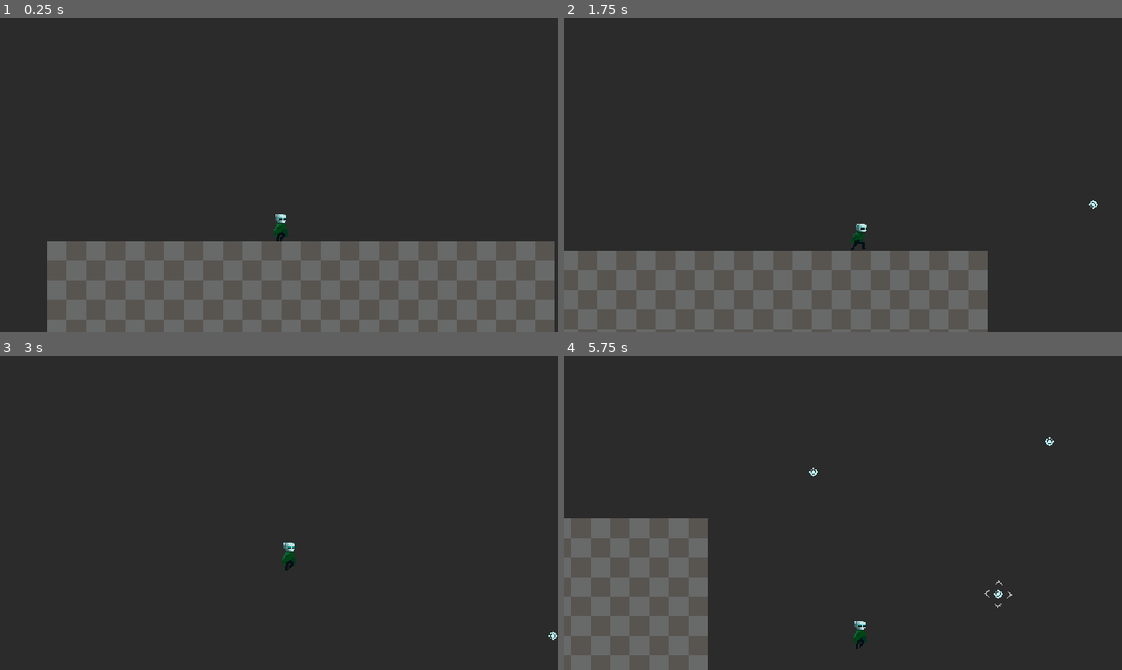
Above: before the commit, frames 1-4 (two rows, left to right).
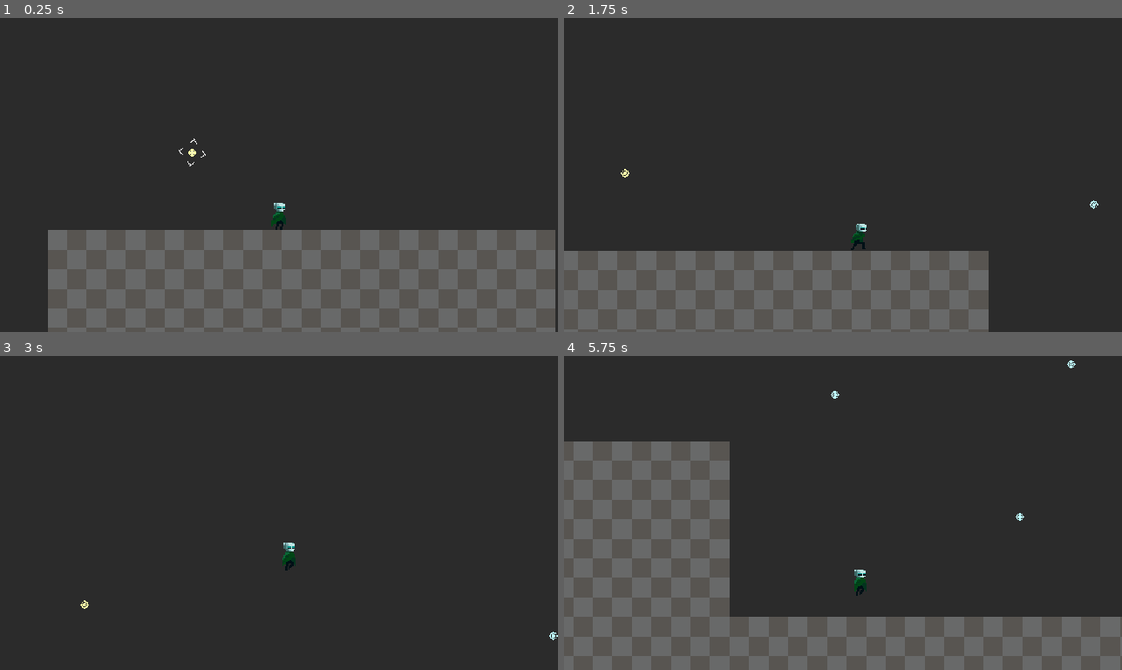
Above: after the commit, the same moments.

Repository: Nicolas0898/projeto-de-jogo-info
Game: Godot game, scene res://Scenes/Map/DEBUG_MAP.tscn
Two runs of this game, one before a commit and one after it. Both use one fixed random seed, a clock stepped at 60 frames per second and the inputs below.
Inputs (mouse positions are in pixels of both pictures, inside the frame that each line leads up to):
- Up to frame 1 (0.25 s): no input
- Up to frame 2 (1.75 s): move the mouse to (965, 159) at 0.52 s; hold Space (jump) 0.53-1.28 s; hold D (right) from 0.53 s (still down); move the mouse to (731, 190) at 1.27 s; tap Space (jump) at 1.35, 1.52 s
- Up to frame 3 (3 s): tap Space (jump) at 1.82, 2.85 s; move the mouse to (334, 443) at 2.02 s; release D (right) at 2.03 s; hold A (left) 2.03-2.78 s; hold Space (jump) 2.03-2.78 s; move the mouse to (251, 575) at 2.77 s; hold D (right) from 2.78 s (still down)
- Up to frame 4 (5.75 s): tap Space (jump) at 3.02, 3.32, 4.35, 4.52, 4.82 s; move the mouse to (1010, 560) at 3.52 s; hold Space (jump) 3.53-4.28 s; move the mouse to (675, 465) at 4.27 s; release D (right) at 4.28 s; hold A (left) 4.28-5.03 s; move the mouse to (870, 513) at 5.02 s; hold D (right) from 5.03 s (still down); hold Space (jump) from 5.03 s (still down)

The runs differ from the first frame. In frame 1, 3.6% of the frame differs, in the area x 8-100%, y 38-100%; in frame 2, less than 0.1%; in frame 3, less than 0.1%; in frame 4, 21%, in the area x 0-100%, y 1-100%.

Commit message:
grapple buffer + damage shaders

Diff:
--- a/Scenes/Map/DEBUG_MAP.tscn
+++ b/Scenes/Map/DEBUG_MAP.tscn
@@ -32,6 +32,7 @@
 [node name="Node2D" type="Node2D"]
 
 [node name="CharacterBody2D" parent="." instance=ExtResource("1_7yamr")]
+use_parent_material = false
 position = Vector2(1628, -357)
 
 [node name="StaticBody2D" type="StaticBody2D" parent="."]
@@ -45,7 +46,6 @@
 layer_0/tile_data = PackedInt32Array(-1, 65537, 0, -65536, 1, 0, 65535, 1, 0, 0, 65537, 0, 65516, 65537, 0, 131052, 1,  …(79639 unchanged characters)…
 
 [node name="Hitbox" type="Area2D" parent="."]
-visible = false
 collision_layer = 0
 collision_mask = 16
 script = ExtResource("3_r3tca")
@@ -53,11 +53,15 @@
 metadata/_custom_type_script = "uid://blfwkqgeamobt"
 
 [node name="CollisionShape2D" type="CollisionShape2D" parent="Hitbox"]
-position = Vector2(207, -91.5)
+position = Vector2(1783, -402)
 shape = SubResource("RectangleShape2D_85qc2")
+debug_color = Color(0.997378, 0, 0.167259, 0.42)
 
 [node name="GrappleNode" parent="." instance=ExtResource("6_d8yk5")]
 position = Vector2(880, -496)
+
+[node name="GrappleNode16" parent="." instance=ExtResource("6_d8yk5")]
+position = Vector2(1485, -447)
 
 [node name="GrappleNode6" parent="." instance=ExtResource("6_d8yk5")]
 modulate = Color(0.74902, 0.992157, 1, 1)
--- a/Scenes/Objects/grapple_node.tscn
+++ b/Scenes/Objects/grapple_node.tscn
@@ -7,6 +7,7 @@
 modulate = Color(0.996078, 1, 0.658824, 1)
 z_index = 2
 script = ExtResource("1_wkgti")
+range = 250.0
 
 [node name="Sprite2D" type="Sprite2D" parent="."]
 texture_repeat = 2
--- a/Scenes/Player/Character.tscn
+++ b/Scenes/Player/Character.tscn
@@ -1,8 +1,8 @@
-[gd_scene load_steps=33 format=3 uid="uid://brkn5mjfr67t4"]
-
+[gd_scene load_steps=35 format=3 uid="uid://brkn5mjfr67t4"]
+
+[ext_resource type="Shader" uid="uid://lk8vqo6nbyf3" path="res://Shaders/Character.gdshader" id="1_aeg27"]
 [ext_resource type="Script" uid="uid://bhahlqc4v651w" path="res://Scripts/Player/character.gd" id="1_d8n76"]
 [ext_resource type="Script" uid="uid://scaiw8eibd5v" path="res://Scripts/Player/GrapplingHook.gd" id="2_bx0bv"]
-[ext_resource type="Script" uid="uid://d0xnltbvtmvwv" path="res://Scripts/Components/Hurtbox.gd" id="2_mj1qn"]
 [ext_resource type="Script" uid="uid://lurpfwbx4y8w" path="res://Scripts/StateMachine/StateMachine.gd" id="2_xa38j"]
 [ext_resource type="Script" uid="uid://bwvlwfyg6aura" path="res://Scenes/Player/Idle.gd" id="3_aflf6"]
 [ext_resource type="Texture2D" uid="uid://6djjd8r45x53" path="res://Images/Player/hook_select.png" id="3_dc8lg"]
@@ -10,6 +10,7 @@
 [ext_resource type="Script" uid="uid://da55i10v01nie" path="res://Scripts/scenes/hook_select.gd" id="4_u5us2"]
 [ext_resource type="Script" uid="uid://m216pt8kh4te" path="res://Scenes/Player/jumping.gd" id="5_nwviy"]
 [ext_resource type="PackedScene" uid="uid://bxj8gcdynfh0a" path="res://Scenes/Debug/debug_menu.tscn" id="5_owfaj"]
+[ext_resource type="Script" uid="uid://0d7bnicgm37i" path="res://Scenes/Player/PlayerHurtbox.gd" id="6_aeg27"]
 [ext_resource type="Script" uid="uid://bub1gegedpdbu" path="res://Scenes/Player/falling.gd" id="6_try8w"]
 [ext_resource type="Script" uid="uid://dfc0mjbfa4jjx" path="res://Scenes/Player/crouching.gd" id="7_8qehs"]
 [ext_resource type="Script" uid="uid://1ughpmhhrew" path="res://Scripts/Components/HealthComponent.gd" id="9_scwnk"]
@@ -30,6 +31,11 @@
 [ext_resource type="Texture2D" uid="uid://b0raral3iwuns" path="res://Images/Player/idle/personagem com capa6.png" id="20_um7yn"]
 [ext_resource type="Texture2D" uid="uid://dlghl7efhf7rm" path="res://Images/Player/idle/personagem com capa7.png" id="21_du3pq"]
 
+[sub_resource type="ShaderMaterial" id="ShaderMaterial_qyni0"]
+shader = ExtResource("1_aeg27")
+shader_parameter/blink_color = Color(1, 0.604929, 0.535156, 1)
+shader_parameter/factor = 0.0
+
 [sub_resource type="RectangleShape2D" id="RectangleShape2D_fhrm7"]
 size = Vector2(22, 40)
 
@@ -108,6 +114,8 @@
 }]
 
 [node name="CharacterBody2D" type="CharacterBody2D"]
+material = SubResource("ShaderMaterial_qyni0")
+use_parent_material = true
 collision_layer = 4
 script = ExtResource("1_d8n76")
 
@@ -123,10 +131,10 @@
 script = ExtResource("4_u5us2")
 
 [node name="Hurtbox" type="Area2D" parent="." node_paths=PackedStringArray("health_component")]
-position = Vector2(0, -32)
+position = Vector2(-0.841728, 0)
 collision_layer = 16
 collision_mask = 0
-script = ExtResource("2_mj1qn")
+script = ExtResource("6_aeg27")
 health_component = NodePath("../HealthComponent")
 metadata/_custom_type_script = "uid://d0xnltbvtmvwv"
 
@@ -166,7 +174,7 @@
 metadata/_custom_type_script = "uid://ca8wa4d6wsrqb"
 
 [node name="Hitbox" type="CollisionShape2D" parent="."]
-position = Vector2(1, -24)
+position = Vector2(0.158272, 8)
 shape = SubResource("RectangleShape2D_aflf6")
 
 [node name="_" type="Polygon2D" parent="."]
@@ -175,7 +183,7 @@
 polygon = PackedVector2Array(-16, 32, 16, 32, 16, -32, -16, -32)
 
 [node name="Camera2D" type="Camera2D" parent="."]
-position = Vector2(0, -90)
+position = Vector2(-0.841728, -58)
 zoom = Vector2(0.7, 0.7)
 position_smoothing_enabled = true
 position_smoothing_speed = 7.0
@@ -187,20 +195,22 @@
 visible = false
 
 [node name="CrouchCast" type="RayCast2D" parent="."]
-position = Vector2(-13, -16)
+position = Vector2(-13.8417, 16)
 enabled = false
 target_position = Vector2(0, -64)
 
 [node name="CrouchCast2" type="RayCast2D" parent="."]
-position = Vector2(15, -16)
+position = Vector2(14.1583, 16)
 enabled = false
 target_position = Vector2(0, -64)
 
 [node name="TopEdgeCast" type="RayCast2D" parent="."]
+position = Vector2(-0.841728, 32)
 target_position = Vector2(0, -64)
 
 [node name="Sprite" type="AnimatedSprite2D" parent="."]
-position = Vector2(0, -29)
+use_parent_material = true
+position = Vector2(-0.841728, 3)
 scale = Vector2(2, 2)
 sprite_frames = SubResource("SpriteFrames_a0efk")
 animation = &"idle"
--- /dev/null
+++ b/Scenes/Player/PlayerHurtbox.gd
@@ -0,0 +1,15 @@
+extends Hurtbox
+
+@onready var character: CharacterBody2D = $".."
+
+func upd(v):
+	var shader = character.material as ShaderMaterial
+	shader.set_shader_parameter("factor",v)
+
+func onHit(damage:float):
+	super(damage)
+	var shader = character.material as ShaderMaterial
+	print("AAA")
+	shader.set_shader_parameter("factor",1)
+	print(shader.get_shader_parameter("factor"))
+	create_tween().tween_method(upd,1.0,0.0,0.3)
--- a/Scenes/Player/hooking.gd
+++ b/Scenes/Player/hooking.gd
@@ -22,7 +22,7 @@
 
 	character.add_child(current_active_rope)
 
-	current_active_rope.position = Vector2(0,-16)
+	#current_active_rope.position = Vector2(0,-16)
 	current_active_rope.target.global_position = stateData.hook.global_position
 	current_active_rope.start()
 
--- a/Scripts/Player/GrapplingHook.gd
+++ b/Scripts/Player/GrapplingHook.gd
@@ -4,17 +4,17 @@
 @onready var state_machine: StateMachine = $"../StateMachine"
 @onready var hook_select: Sprite2D = $HookSelect
 
-var max_distance := 300.0
+var max_distance := 250.0
 var selected_hook:GrappleNode
 var disabled_points = []
+var buffer_active = false
 
 func _input(event: InputEvent) -> void:
 	if state_machine.currentState.name == "Falling"\
-	and event.is_action_pressed("jump")\
-	and is_instance_valid(selected_hook):
-		state_machine.requestStateChange("Hooking",{"hook":selected_hook})
-		disabled_points.append(selected_hook)
-
+	and event.is_action_pressed("jump"):
+		buffer_active = true
+	if event.is_action_released("jump"):
+		buffer_active = false
 
 func state_changed(new,old):
 	if old.name == "Hooking":
@@ -93,6 +93,11 @@
 	if hook_point!=selected_hook:
 		set_current_active_hook_point(hook_point)
 
+	if buffer_active and is_instance_valid(selected_hook):
+		buffer_active = false
+		state_machine.requestStateChange("Hooking",{"hook":selected_hook})
+		disabled_points.append(selected_hook)
+
 func _process(delta: float) -> void:
 	if selected_hook:
 		hook_select.position = selected_hook.global_position
--- /dev/null
+++ b/Shaders/Character.gdshader
@@ -0,0 +1,27 @@
+shader_type canvas_item;
+uniform vec4 blink_color:source_color = vec4(1,1,1,1);
+uniform float factor:hint_range(0.0, 1.0, 0.1) = 0;
+
+float lerp(float a,float b,float t){
+  return a + (b - a) * t;
+}
+
+vec4 lerpv4(vec4 a, vec4 b,float t){
+	return a + (b - a) * t;
+}
+
+void vertex() {
+
+}
+
+void fragment() {
+	vec4 pixel = texture(TEXTURE,UV);
+	float alpha = pixel.a;
+
+	COLOR = lerpv4(vec4(1,1,1,alpha) * blink_color,pixel,1.0-factor);
+}
+
+//void light() {
+//	// Called for every pixel for every light affecting the CanvasItem.
+//	// Uncomment to replace the default light processing function with this one.
+//}
Not shown, added: Scenes/Player/PlayerHurtbox.gd.uid
Not shown, added: Shaders/Character.gdshader.uid
